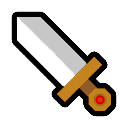
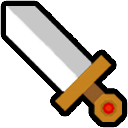
Layered file, before and after one edit (128 x 128). Changes by layer:
painted on "icon_sword" over [6, 6, 122, 122]
